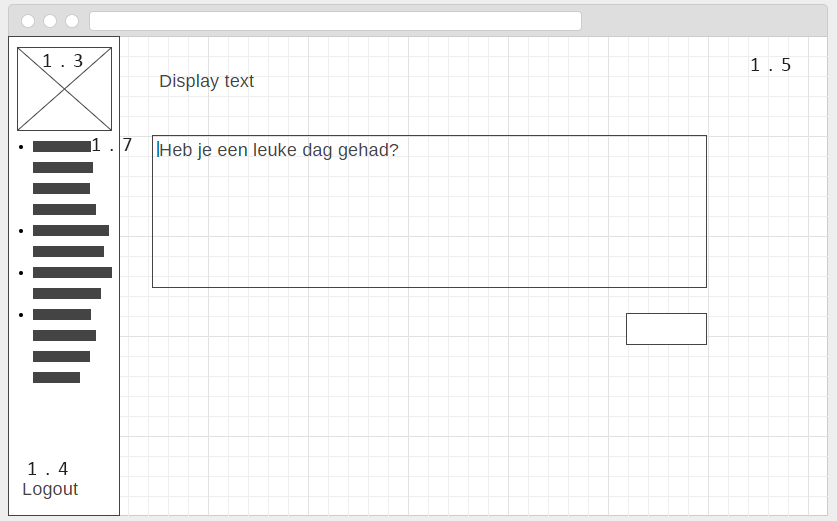
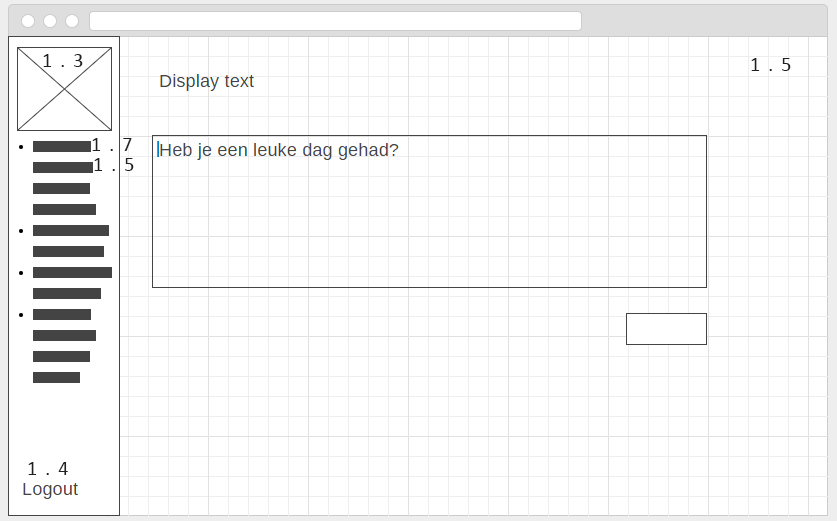
Revision of a layered 837 × 521 image; what changed, layer by layer:
added layer "1.5" (1st of 2) above "1.3" over [94, 158, 134, 171]
